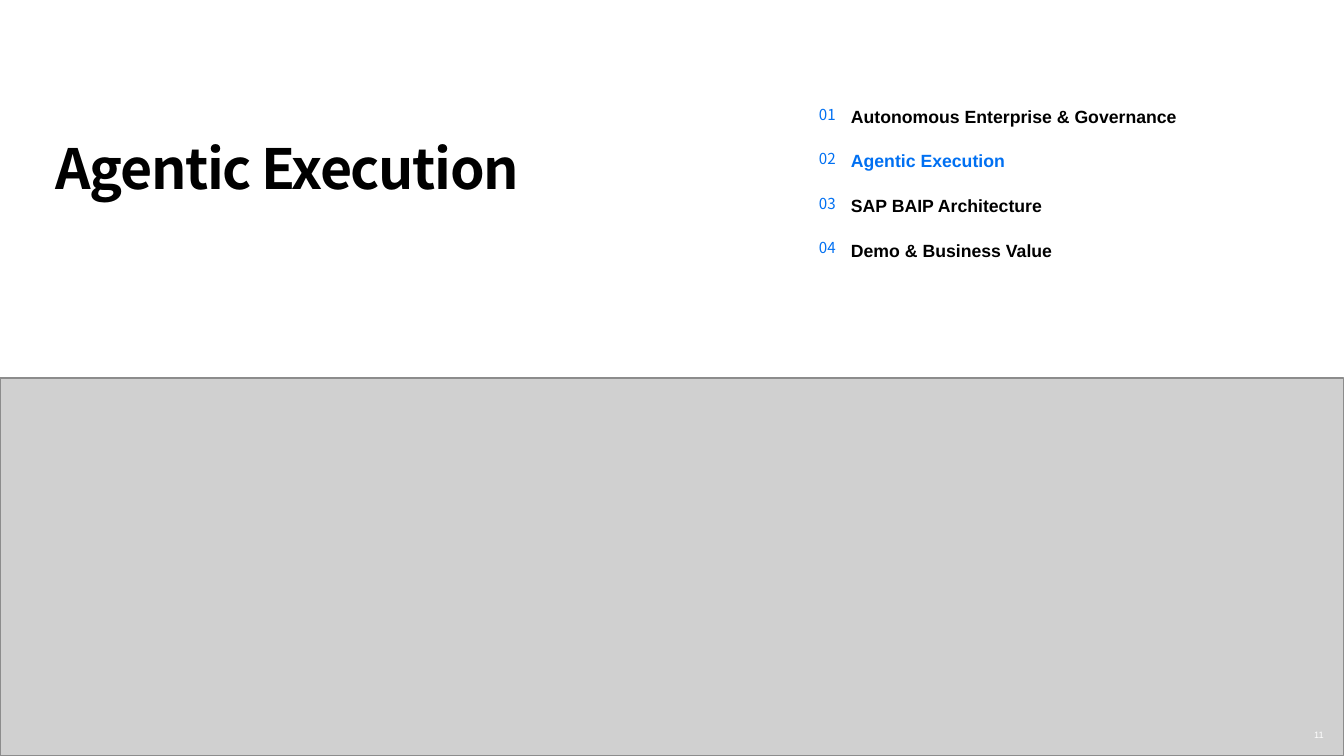
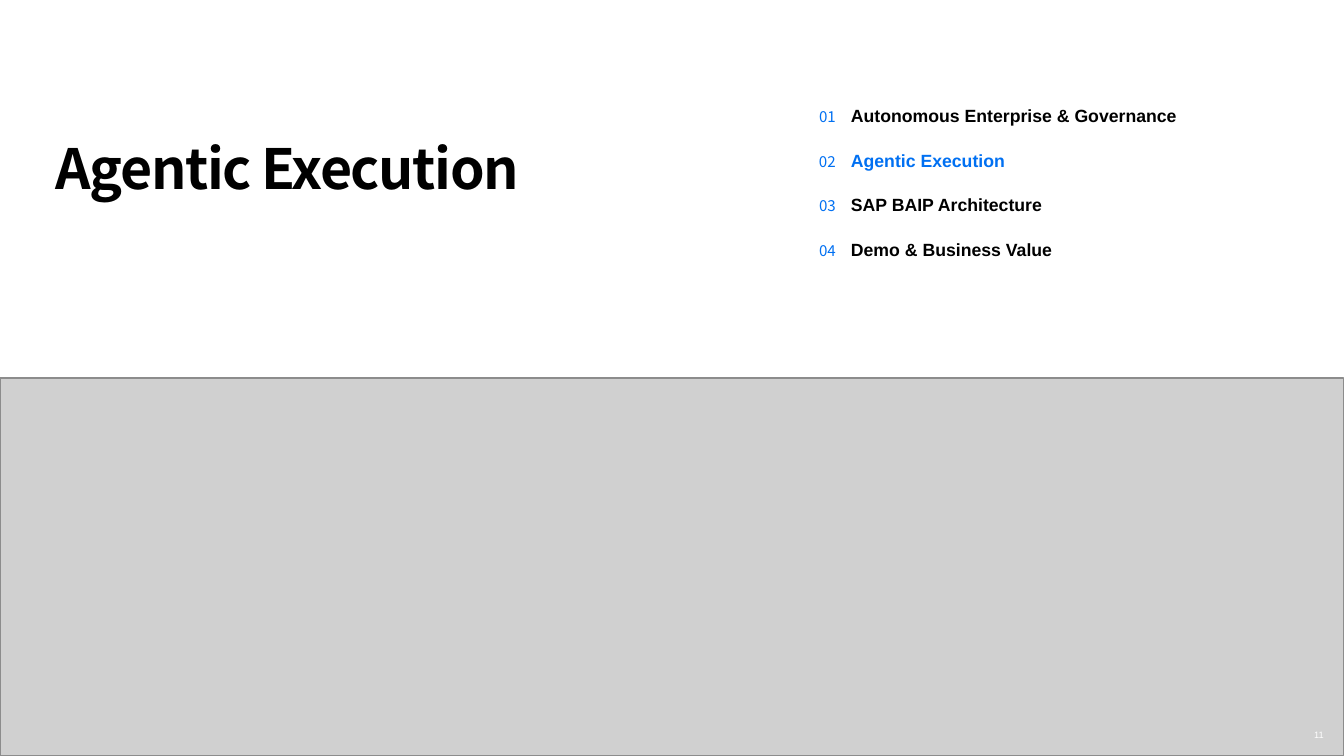
Before and after one commit to KyoungsupShin/sap_now, a slide deck: slide 11 of exports/SAP_NOW_editable.pptx. Drawn at 1344x756 pixels with LibreOffice and Linux fonts; fonts in the diff are those of the drawing; grey boxes stand for pictures; background and template pictures are left out. Boxes give left, top, right and bottom in pixels: in the first picture for what was removed or moved away, otherwise in the second. Text is boxed around its words. In the diff, an @@ line names an element or a change of style, - is before the commit and + after.

```diff
--- a/exports/SAP_NOW_editable.pptx
+++ b/exports/SAP_NOW_editable.pptx
@@ text at <box>819,109,1177,126</box>: text changed @@
-Autonomous Enterprise & Governance
+01 Autonomous Enterprise & Governance
@@ text removed at <box>819,108,836,120</box> @@
-01
@@ text at <box>819,154,1005,171</box>: text changed @@
-Agentic Execution
+02 Agentic Execution
@@ text removed at <box>819,152,836,164</box> @@
-02
@@ text at <box>819,198,1042,212</box>: text changed @@
-SAP BAIP Architecture
+03 SAP BAIP Architecture
@@ text removed at <box>819,197,836,209</box> @@
-03
@@ text at <box>819,243,1052,256</box>: text changed @@
-Demo & Business Value
+04 Demo & Business Value
@@ text removed at <box>819,241,836,253</box> @@
-04
```
Also in this commit, not shown: 6 other slides changed, 3 other files.
